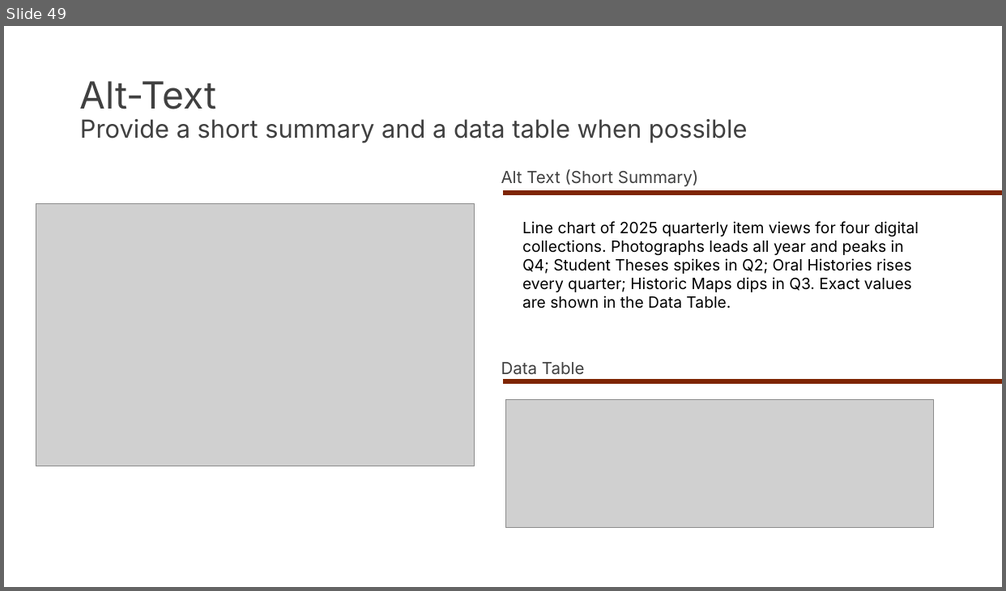
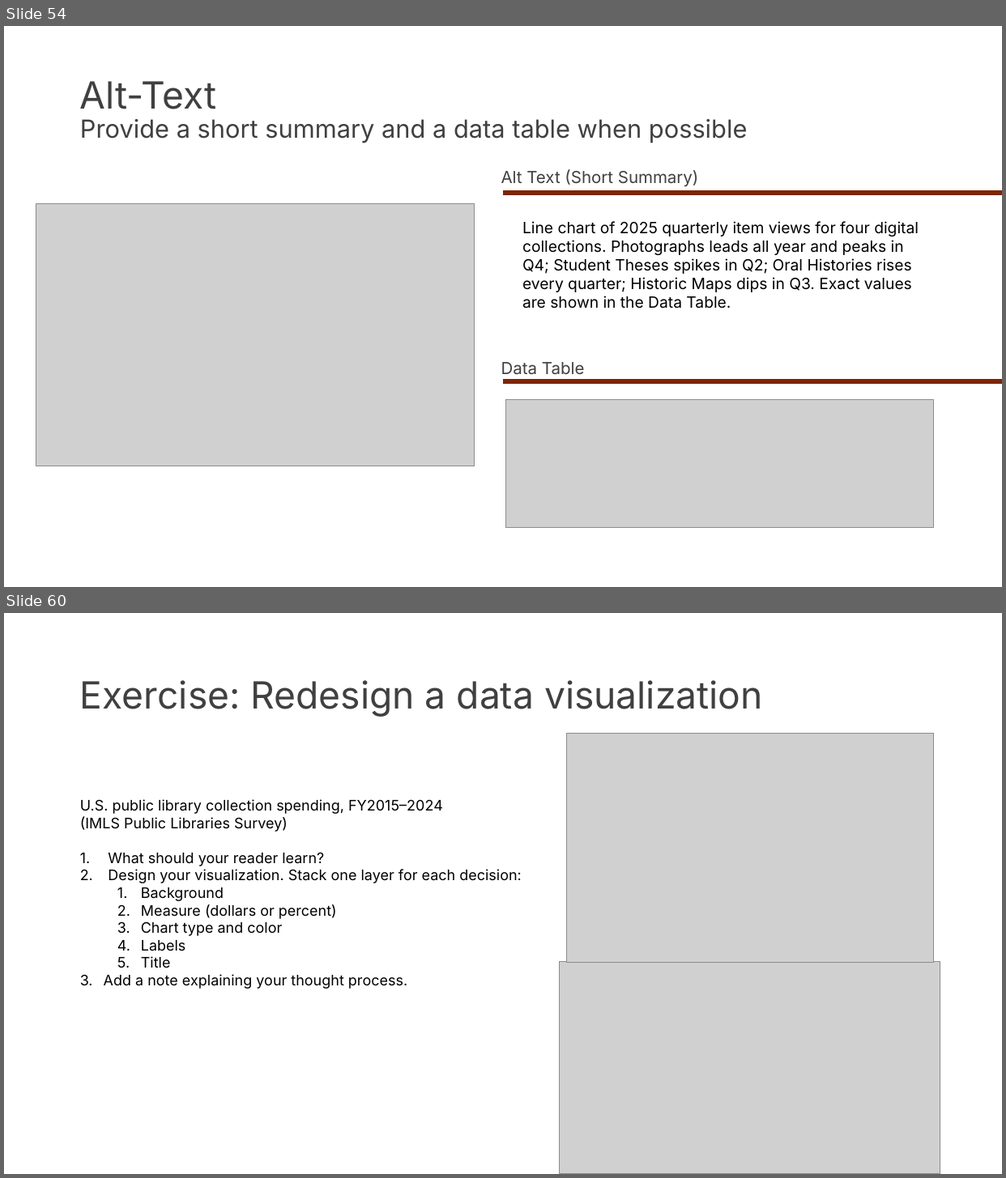
Before and after one commit to pete-lawson/visualize-it-dlf-2026, a slide deck: docs/materials/dlf-data-visualization.pptx. Shown one above the other, each under a label of ours: slide 49 before the commit, slides 54 and 60 after it; the slides between them are not shown. The pictures are 1006x591 and 1006x1178 pixels, drawn with LibreOffice and Linux fonts; fonts in the diff are those of the drawing; grey boxes stand for pictures. Boxes give left, top, right and bottom in pixels: in the first picture for what was removed or moved away, otherwise in the second. Text is boxed around its words. In the diff, an @@ line names an element or a change of style, - is before the commit and + after.

```diff
--- a/docs/materials/dlf-data-visualization.pptx
+++ b/docs/materials/dlf-data-visualization.pptx
@@ slide 60 added at bbox=[4, 613, 1002, 1174], background #FFFFFF @@
@@ title added at bbox=[80, 680, 763, 717], 36 pt, text #404040 @@
+Exercise: Redesign a data visualization
@@ picture added at bbox=[566, 734, 933, 963] @@
@@ text added at bbox=[80, 799, 522, 989], 14 pt, text #000000 @@
+U.S. public library collection spending, FY2015–2024
+(IMLS Public Libraries Survey)
+1. What should your reader learn?
+2. Design your visualization. Stack one layer for each decision:
+  1. Background
+  2. Measure (dollars or percent)
+  3. Chart type and color
+  4. Labels
+  5. Title
+3. Add a note explaining your thought process.
@@ picture added at bbox=[560, 961, 940, 1174] @@
@@ what was slide 49 is now slide 54 @@
```
Also in this commit, not shown: 1 slide changed, 10 other slides added, 8 other files.
